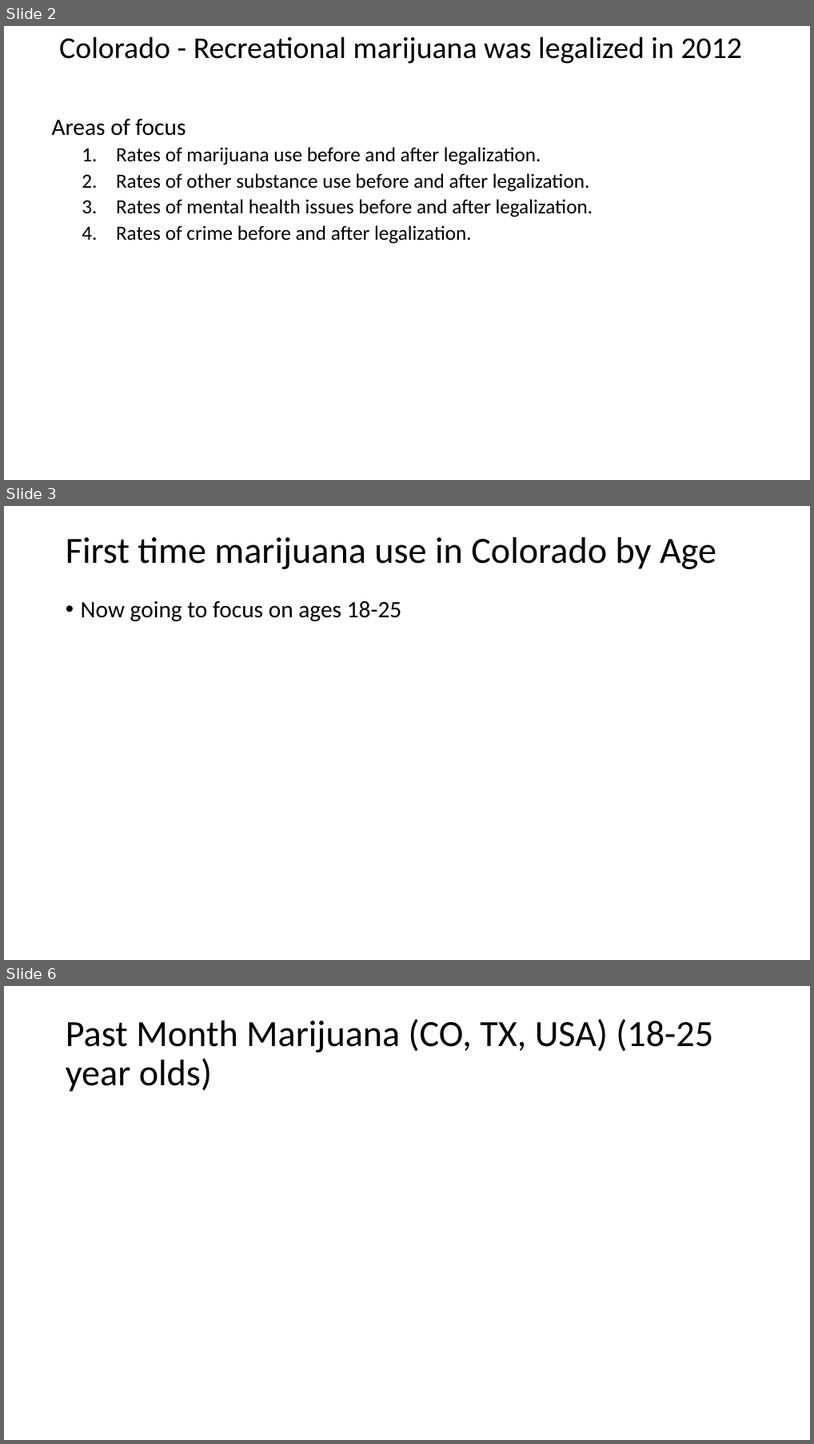
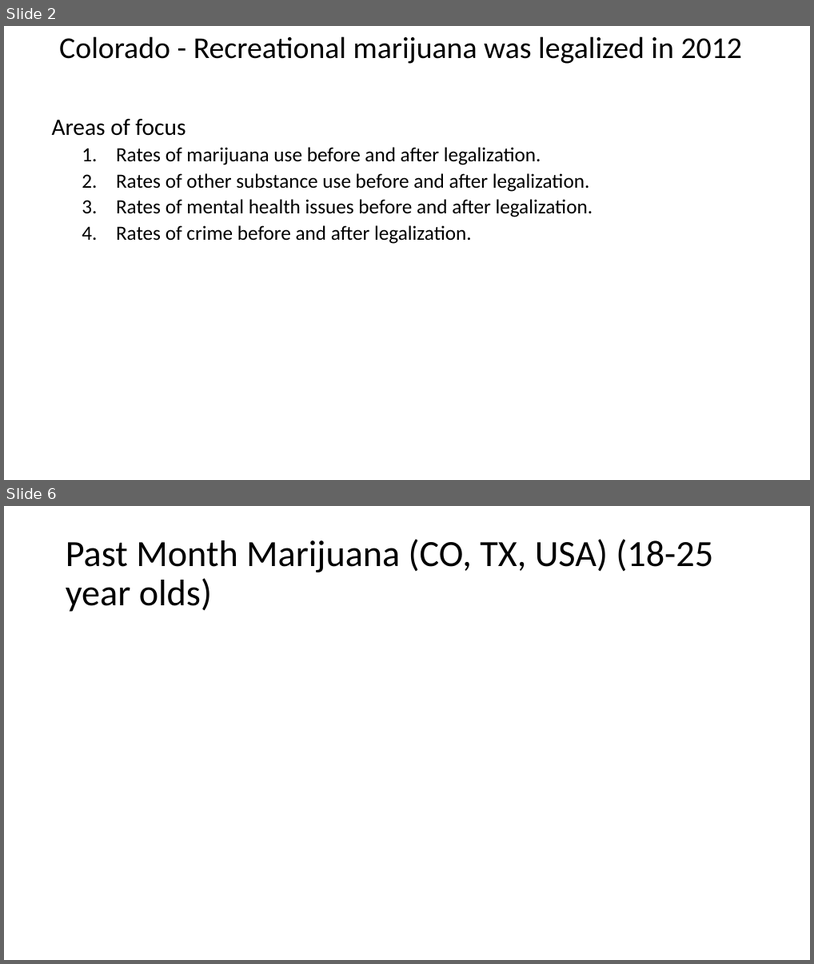
Before and after one commit to zdsteele/Project_1, a slide deck: Outline.pptx. Shown one above the other, each under a label of ours: slides 2, 3 and 6 before the commit, slides 2 and 6 after it; the slides between them are not shown. The pictures are 814x1444 and 814x964 pixels, drawn with LibreOffice and Linux fonts; fonts in the diff are those of the drawing. Boxes give left, top, right and bottom in pixels: in the first picture for what was removed or moved away, otherwise in the second. Text is boxed around its words. In the diff, an @@ line names an element or a change of style, - is before the commit and + after.

```diff
--- a/Outline.pptx
+++ b/Outline.pptx
@@ slide 3 removed at bbox=[4, 506, 810, 960], background #FFFFFF @@
@@ title removed at bbox=[66, 537, 717, 569] @@
-First time marijuana use in Colorado by Age
@@ text removed at bbox=[81, 601, 402, 621] @@
-• Now going to focus on ages 18-25
```
Also in this commit, not shown: 2 slides changed, 1 slide added, 4 other files.
